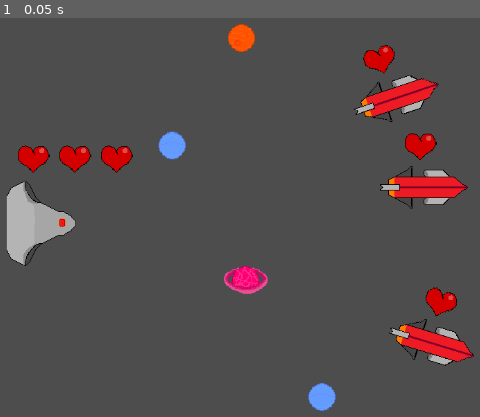
Above: before the commit, frame 1.
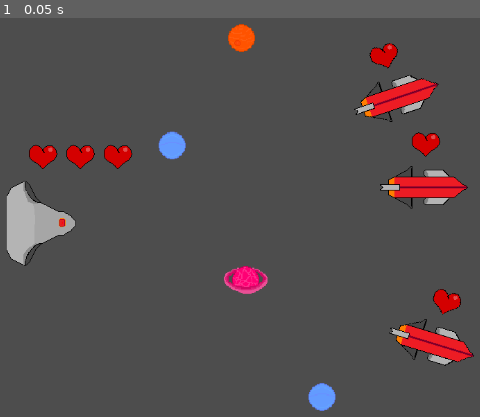
Above: after the commit, the same moment.

Repository: farkon00/GMTK2024
Game: Godot game, scene res://Levels/level2.tscn
Two runs of this game, one before a commit and one after it. Both use one fixed random seed, a clock stepped at 60 frames per second and the inputs below. This scene is started directly instead of the project's main scene.
Inputs:
- Up to frame 1 (0.05 s): no input

The runs differ from the first frame. In frame 1, 1.3% of the frame differs, in the area x 3-97%, y 6-75%.
Error in both runs: Invalid access to property or key 'currently_changing' on a base object of type 'Nil'. (res://Scripts/Player.gd:14)

Commit message:
Fixed heart scaling

Diff:
--- a/Nodes/enemy_ship.tscn
+++ b/Nodes/enemy_ship.tscn
@@ -43,8 +43,8 @@
 anchor_bottom = -0.375
 offset_left = -70.9949
 offset_top = -60.4459
-offset_right = 73.0051
-offset_bottom = -4.44589
+offset_right = 89.0051
+offset_bottom = -10.4459
 grow_horizontal = 2
 grow_vertical = 2
 alignment = 1
--- a/Nodes/player.tscn
+++ b/Nodes/player.tscn
@@ -37,8 +37,8 @@
 anchor_bottom = 0.5
 offset_left = -44.0
 offset_top = -141.0
-offset_right = 100.0
-offset_bottom = -85.0
+offset_right = 116.0
+offset_bottom = -91.0
 grow_horizontal = 2
 grow_vertical = 2
 alignment = 1
